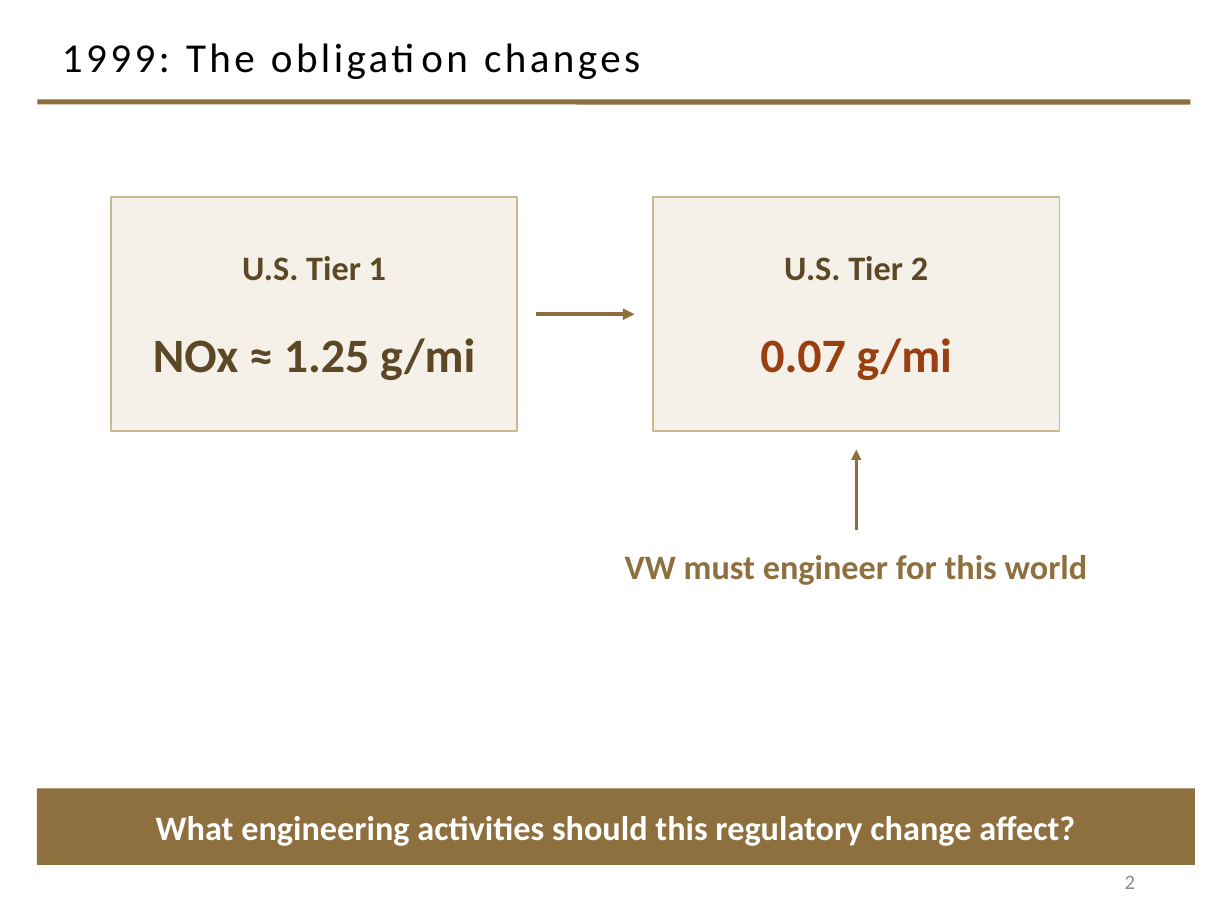
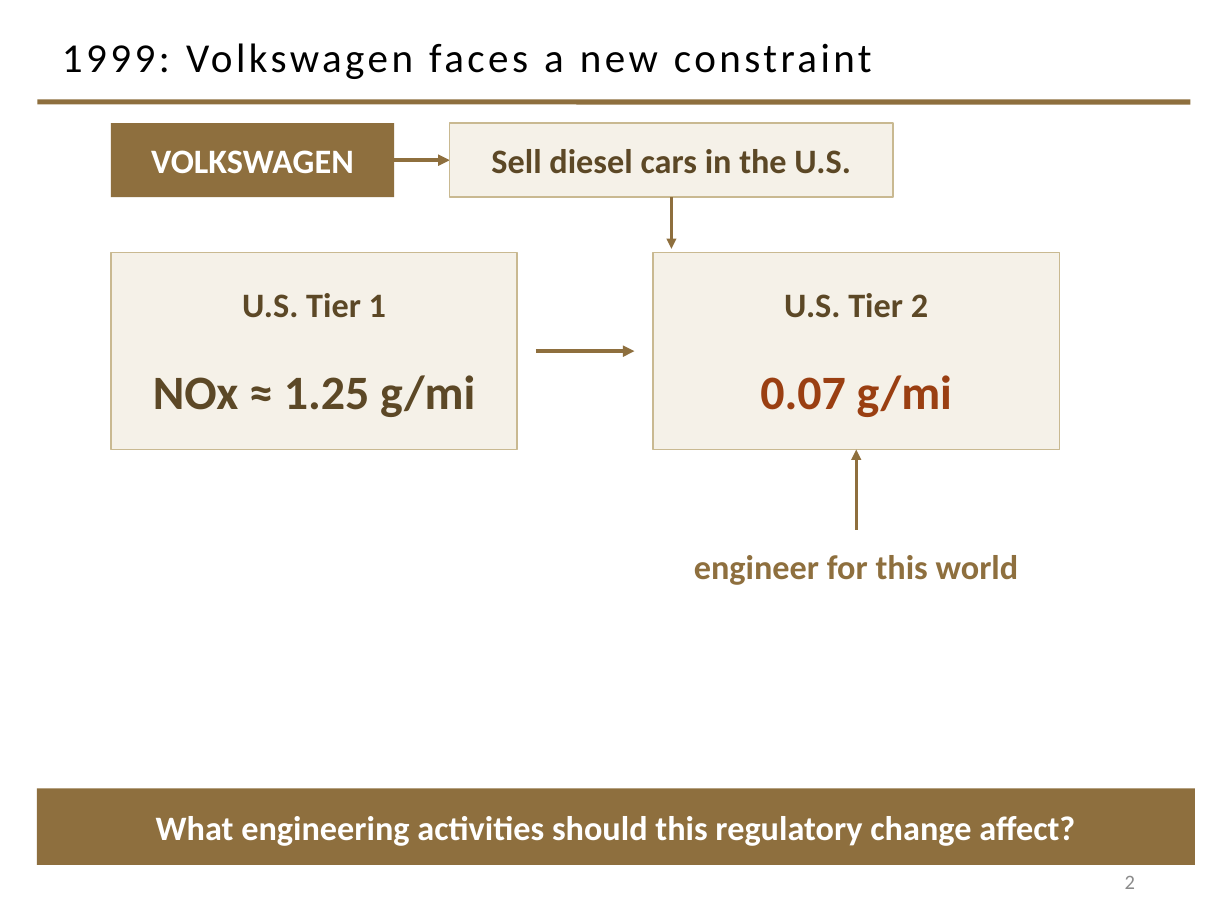
Before and after one commit to davisjam/model-based-agentic-software-engineering, a slide deck: slide 2 of course/lectures/act-2-delegation-and-control/04-failure-aware-engineering/2-4-Failure-Aware-Engineering.pptx. Drawn at 1232x924 pixels with LibreOffice and Linux fonts; fonts in the diff are those of the drawing; background and template pictures are left out. Boxes give left, top, right and bottom in pixels: in the first picture for what was removed or moved away, otherwise in the second. Text is boxed around its words. In the diff, an @@ line names an element or a change of style, - is before the commit and + after.

Commit message:
deck 2-4 opening: name VW early, add capability-before-misuse slide, sharpen defeat-device move
Slides 2-11: VW named on slide 2 with the ambition above the regulation; slide 3
becomes the objectives triangle; NEW slide 4 presents test recognition as a
capability (un-attributed, per sourcing caution); slide 5 outlines the branch as
DEFEAT DEVICE; 2007 reconsideration gets its chain; 2012 chain cleaned (ACTION
replaces ?????); 2014-15 simplified to a discovery chain. Deck 38 -> 39 slides;
slidenum caches refreshed.

```diff
--- a/course/lectures/act-2-delegation-and-control/04-failure-aware-engineering/2-4-Failure-Aware-Engineering.pptx
+++ b/course/lectures/act-2-delegation-and-control/04-failure-aware-engineering/2-4-Failure-Aware-Engineering.pptx
@@ title at (x1=62, y1=43, x2=872, y2=79): text changed @@
-1999: The obligation changes
+1999: Volkswagen faces a new constraint
@@ rectangle added at (x1=111, y1=123, x2=394, y2=197), fill #8E6F3E, 20 pt, text #FFFFFF, bold @@
+VOLKSWAGEN
@@ rectangle added at (x1=450, y1=123, x2=893, y2=197), fill #F5F1E8, outline #C9B991 1 pt, 20 pt, text #5C4826, bold @@
+Sell diesel cars in the U.S.
@@ arrow added from (394, 160) to (450, 160), #8E6F3E 2.25 pt @@
@@ arrow added from (671, 197) to (671, 249), #8E6F3E 1.5 pt @@
@@ rectangle "U.S. Tier 1" resized from (x1=111, y1=197, x2=517, y2=431) to (x1=111, y1=253, x2=517, y2=450) @@
@@ rectangle "U.S. Tier 2" resized from (x1=653, y1=197, x2=1060, y2=431) to (x1=653, y1=253, x2=1060, y2=450) @@
@@ arrow moved from (536, 314) - (634, 314) to (536, 351) - (634, 351) @@
@@ text at (x1=694, y1=555, x2=1019, y2=585): text changed @@
-VW must engineer for this world
+engineer for this world
```
Also in this commit, not shown: 8 other slides changed, 1 slide added.
